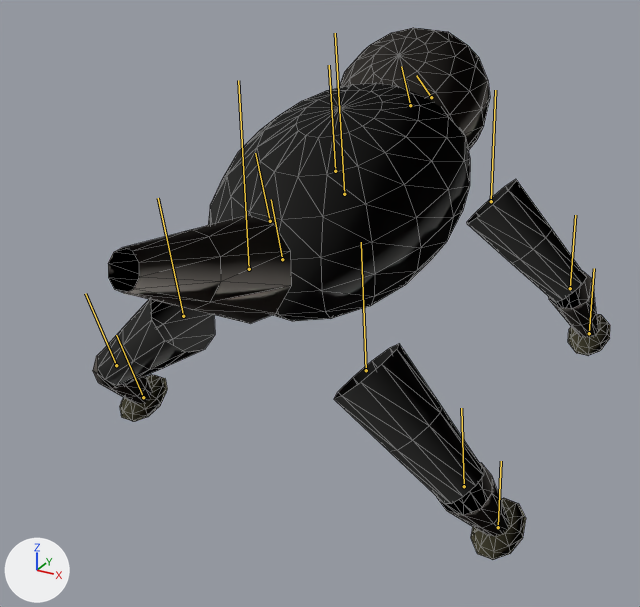
The glTF model assets/shared/creature-wolf.glb, before and after one commit.
Rendered twice from a camera (50 mm lens) standing at (1.19, -2.31, 1.68) and looking at (-0.03, -0.1, 0.57). The axes (+X, +Y, +Z) are drawn at lower left. The lights are the same throughout. The older version comes first. Both versions are drawn at frame 12 of the action 'ATTACK_B'; the numbers are the values there. The bones that change, and the others that lie on the model, are drawn over the model as lines. Mesh edges are drawn as thin lines.

Objects in the first picture: 'SkinnedCreature'.
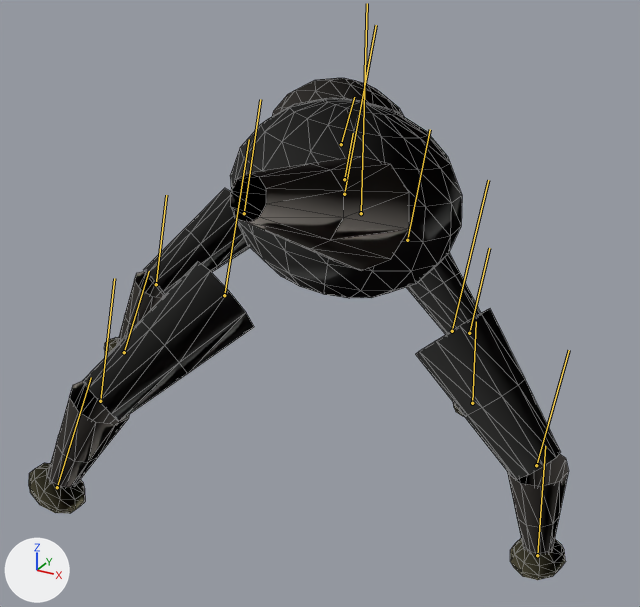
The change, as a diff of the scene's bpy script:
```diff
--- a/assets/shared/creature-wolf.glb.py
+++ b/assets/shared/creature-wolf.glb.py
@@ bone_torso @@
 bone_torso = bpy.data.objects['CreatureRig'].pose.bones['Torso']  # child of 'Root'
-bone_torso.rotation_quaternion = (0.993, 0.115, -0.003, -0.023)  # degrees (13, 0, -3)
+bone_torso.rotation_quaternion = (0.961, -0.067, 0.258, -0.073)  # degrees (-11, 29, -11)
@@ bone_head @@
 bone_head = bpy.data.objects['CreatureRig'].pose.bones['Head']  # child of 'Torso'
-bone_head.rotation_quaternion = (0.981, 0.189, -0.014, 0.003)  # degrees (22, -2, 0)
+bone_head.rotation_quaternion = (0.967, -0.149, -0.206, -0.032)  # degrees (-18, -24, 0)
@@ bone_jaw @@
 bone_jaw = bpy.data.objects['CreatureRig'].pose.bones['Jaw']  # child of 'Head'
-bone_jaw.rotation_quaternion = (0.983, 0.183, -0.013, 0.003)  # degrees (21, -2, 0)
+bone_jaw.rotation_quaternion = (0.99, 0.143, 0.0, 0.0)  # degrees (16, 0, 0)
@@ bone_tail @@
 bone_tail = bpy.data.objects['CreatureRig'].pose.bones['Tail']  # child of 'Torso'
-bone_tail.rotation_quaternion = (0.996, -0.051, -0.074, -0.004)  # degrees (-6, -9, 0)
+bone_tail.rotation_quaternion = (0.934, 0.13, -0.33, 0.046)  # degrees (16, -39, 0)
@@ bone_leg0l @@
 bone_leg0l = bpy.data.objects['CreatureRig'].pose.bones['Leg0L']  # child of 'Torso'
-bone_leg0l.rotation_quaternion = (1.0, -0.006, -0.012, 0.001)  # degrees (-1, -1, 0)
+bone_leg0l.rotation_quaternion = (0.981, -0.006, 0.194, 0.002)  # degrees (-1, 22, 0)
@@ bone_leg0lknee @@
 bone_leg0lknee = bpy.data.objects['CreatureRig'].pose.bones['Leg0LKnee']  # child of 'Leg0L'
-bone_leg0lknee.rotation_quaternion = (0.998, 0.067, 0.0, 0.0)  # degrees (8, 0, 0)
+bone_leg0lknee.rotation_quaternion = (1.0, 0.004, 0.0, 0.0)  # degrees (0, 0, 0)
@@ bone_leg0lfoot @@
 bone_leg0lfoot = bpy.data.objects['CreatureRig'].pose.bones['Leg0LFoot']  # child of 'Leg0LKnee'
-bone_leg0lfoot.rotation_quaternion = (1.0, -0.003, 0.0, -0.008)  # degrees (0, 0, -1)
+bone_leg0lfoot.rotation_quaternion = (0.996, -0.003, -0.007, -0.091)  # degrees (0, -1, -10)
@@ bone_leg0r @@
 bone_leg0r = bpy.data.objects['CreatureRig'].pose.bones['Leg0R']  # child of 'Torso'
-bone_leg0r.rotation_quaternion = (1.0, 0.01, 0.012, 0.001)  # degrees (1, 1, 0)
+bone_leg0r.rotation_quaternion = (0.981, 0.006, -0.194, 0.002)  # degrees (1, -22, 0)
@@ bone_leg0rknee @@
 bone_leg0rknee = bpy.data.objects['CreatureRig'].pose.bones['Leg0RKnee']  # child of 'Leg0R'
-bone_leg0rknee.rotation_quaternion = (0.998, 0.061, 0.0, 0.0)  # degrees (7, 0, 0)
+bone_leg0rknee.rotation_quaternion = (1.0, 0.0, 0.0, 0.0)  # degrees (0, 0, 0)
@@ bone_leg0rfoot @@
 bone_leg0rfoot = bpy.data.objects['CreatureRig'].pose.bones['Leg0RFoot']  # child of 'Leg0RKnee'
-bone_leg0rfoot.rotation_quaternion = (1.0, 0.0, 0.0, 0.008)  # degrees (0, 0, 1)
+bone_leg0rfoot.rotation_quaternion = (0.996, -0.001, 0.007, 0.091)  # degrees (0, 1, 10)
@@ bone_leg1l @@
 bone_leg1l = bpy.data.objects['CreatureRig'].pose.bones['Leg1L']  # child of 'Torso'
-bone_leg1l.rotation_quaternion = (1.0, 0.01, 0.012, -0.001)  # degrees (1, 1, 0)
+bone_leg1l.rotation_quaternion = (0.975, 0.006, 0.224, -0.002)  # degrees (1, 26, 0)
@@ bone_leg1lknee @@
 bone_leg1lknee = bpy.data.objects['CreatureRig'].pose.bones['Leg1LKnee']  # child of 'Leg1L'
-bone_leg1lknee.rotation_quaternion = (0.998, 0.061, 0.0, 0.0)  # degrees (7, 0, 0)
+bone_leg1lknee.rotation_quaternion = (1.0, 0.0, 0.0, 0.0)  # degrees (0, 0, 0)
@@ bone_leg1lfoot @@
 bone_leg1lfoot = bpy.data.objects['CreatureRig'].pose.bones['Leg1LFoot']  # child of 'Leg1LKnee'
-bone_leg1lfoot.rotation_quaternion = (1.0, 0.0, 0.0, 0.008)  # degrees (0, 0, 1)
+bone_leg1lfoot.rotation_quaternion = (0.996, 0.001, 0.007, -0.091)  # degrees (0, 1, -10)
@@ bone_leg1r @@
 bone_leg1r = bpy.data.objects['CreatureRig'].pose.bones['Leg1R']  # child of 'Torso'
-bone_leg1r.rotation_quaternion = (1.0, -0.006, -0.012, -0.001)  # degrees (-1, -1, 0)
+bone_leg1r.rotation_quaternion = (0.975, -0.006, -0.224, -0.002)  # degrees (-1, -26, 0)
@@ bone_leg1rknee @@
 bone_leg1rknee = bpy.data.objects['CreatureRig'].pose.bones['Leg1RKnee']  # child of 'Leg1R'
-bone_leg1rknee.rotation_quaternion = (0.998, 0.067, 0.0, 0.0)  # degrees (8, 0, 0)
+bone_leg1rknee.rotation_quaternion = (1.0, 0.004, 0.0, 0.0)  # degrees (0, 0, 0)
@@ bone_leg1rfoot @@
 bone_leg1rfoot = bpy.data.objects['CreatureRig'].pose.bones['Leg1RFoot']  # child of 'Leg1RKnee'
-bone_leg1rfoot.rotation_quaternion = (1.0, -0.003, 0.0, -0.008)  # degrees (0, 0, -1)
+bone_leg1rfoot.rotation_quaternion = (0.996, -0.001, -0.007, 0.091)  # degrees (0, -1, 10)
```

What differs and where, as boxes [x1, y1, x2, y2] in the pictures (640 x 607 px):
'SkinnedCreature', posed
    before: [93, 28, 610, 560]
    after: [29, 78, 569, 580]
bone 'Torso', root to tip
    before: (344, 194) to (335, 33)
    after: (344, 194) to (376, 25)
bone 'Head', root to tip
    before: (410, 105) to (401, 66)
    after: (341, 144) to (354, 97)
bone 'Jaw', root to tip
    before: (431, 97) to (416, 75)
    after: (344, 179) to (353, 133)
bone 'Tail', root to tip
    before: (249, 269) to (238, 80)
    after: (361, 213) to (367, 3)
bone 'Leg0L', root to tip
    before: (335, 171) to (329, 65)
    after: (244, 213) to (260, 99)
bone 'Leg0LKnee', root to tip
    before: (270, 221) to (255, 153)
    after: (156, 284) to (166, 195)
bone 'Leg0LFoot', root to tip
    before: (282, 259) to (271, 199)
    after: (124, 352) to (149, 271)
bone 'Leg0R', root to tip
    before: (491, 201) to (495, 90)
    after: (407, 240) to (430, 129)
bone 'Leg0RKnee', root to tip
    before: (570, 288) to (575, 215)
    after: (469, 333) to (489, 248)
bone 'Leg0RFoot', root to tip
    before: (589, 333) to (594, 268)
    after: (472, 403) to (476, 321)
bone 'Leg1L', root to tip
    before: (183, 316) to (158, 198)
    after: (224, 295) to (249, 139)
bone 'Leg1LKnee', root to tip
    before: (116, 365) to (85, 293)
    after: (100, 401) to (114, 278)
bone 'Leg1LFoot', root to tip
    before: (143, 397) to (116, 335)
    after: (57, 487) to (91, 377)
bone 'Leg1R', root to tip
    before: (366, 370) to (361, 242)
    after: (452, 331) to (488, 180)
bone 'Leg1RKnee', root to tip
    before: (464, 486) to (461, 408)
    after: (536, 465) to (569, 350)
bone 'Leg1RFoot', root to tip
    before: (498, 527) to (501, 461)
    after: (537, 555) to (545, 446)
